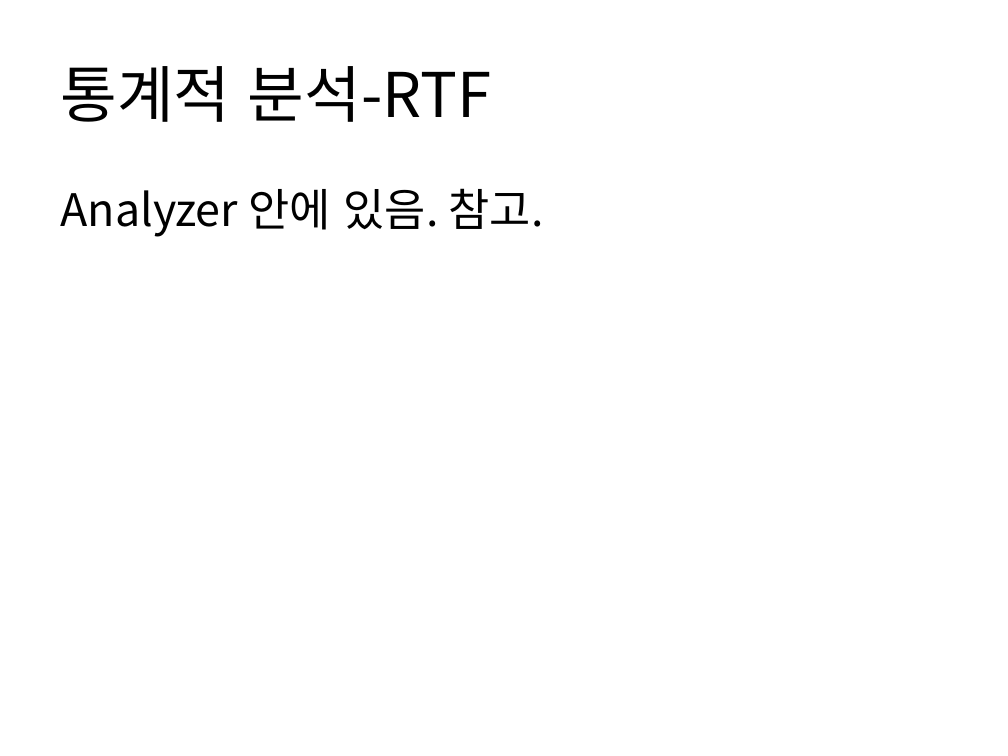
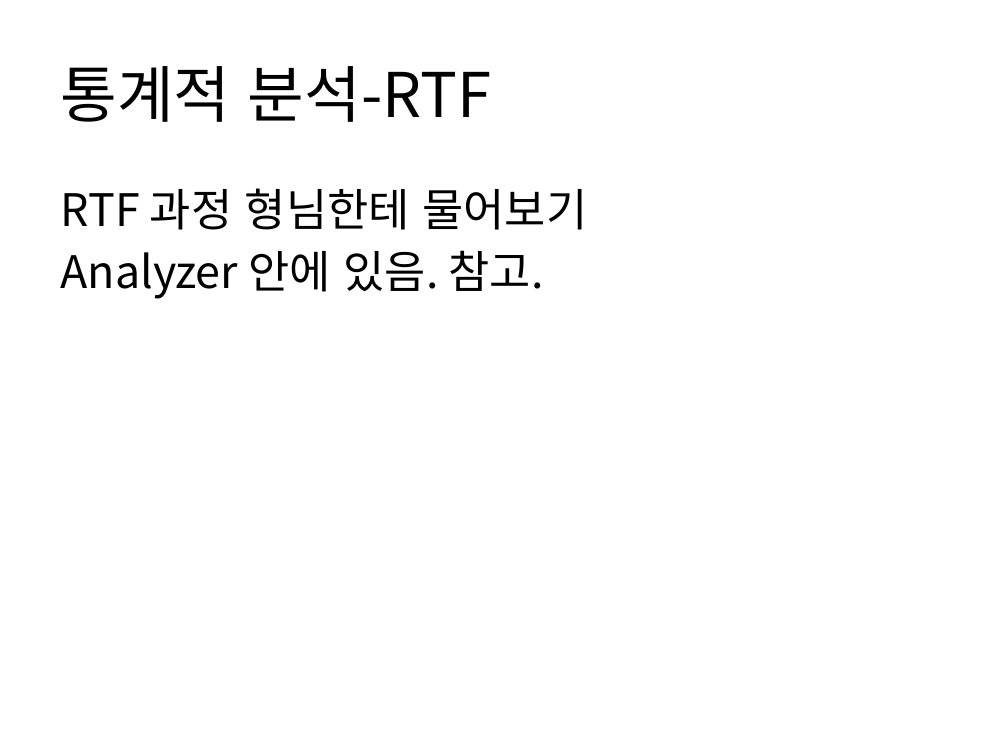
Before and after one commit to HaYongdae/issuewhatshow, a slide deck: slide 20 of doc/최종 PPT.pptx (slide 10 before the commit). Drawn at 1008x756 pixels with LibreOffice and Linux fonts; fonts in the diff are those of the drawing. Boxes give left, top, right and bottom in pixels: in the first picture for what was removed or moved away, otherwise in the second. Text is boxed around its words. In the diff, an @@ line names an element or a change of style, - is before the commit and + after.

```diff
--- a/doc/최종 PPT.pptx
+++ b/doc/최종 PPT.pptx
@@ text at bbox=[60, 188, 587, 230]: paragraph added @@
+RTF 과정 형님한테 물어보기
```
Also in this commit, not shown: 3 other slides changed, 16 slides added, 3 slides removed.
